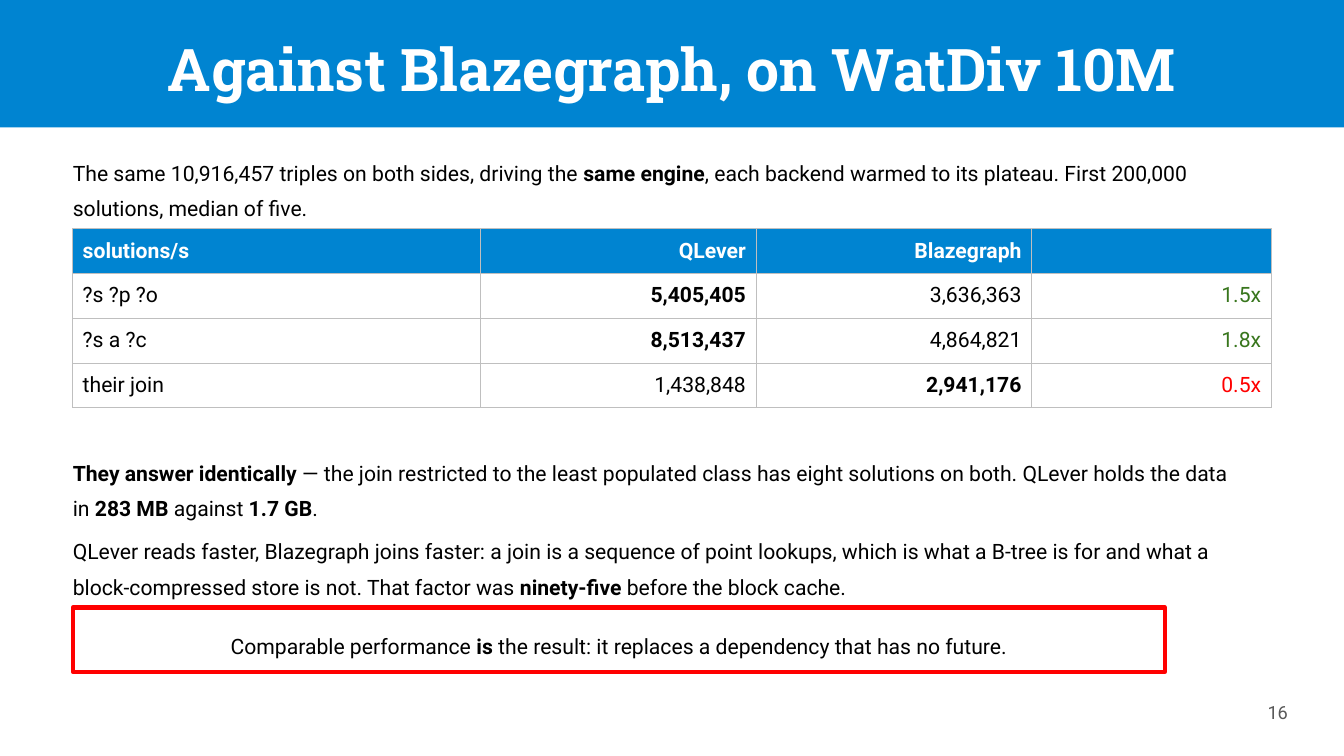
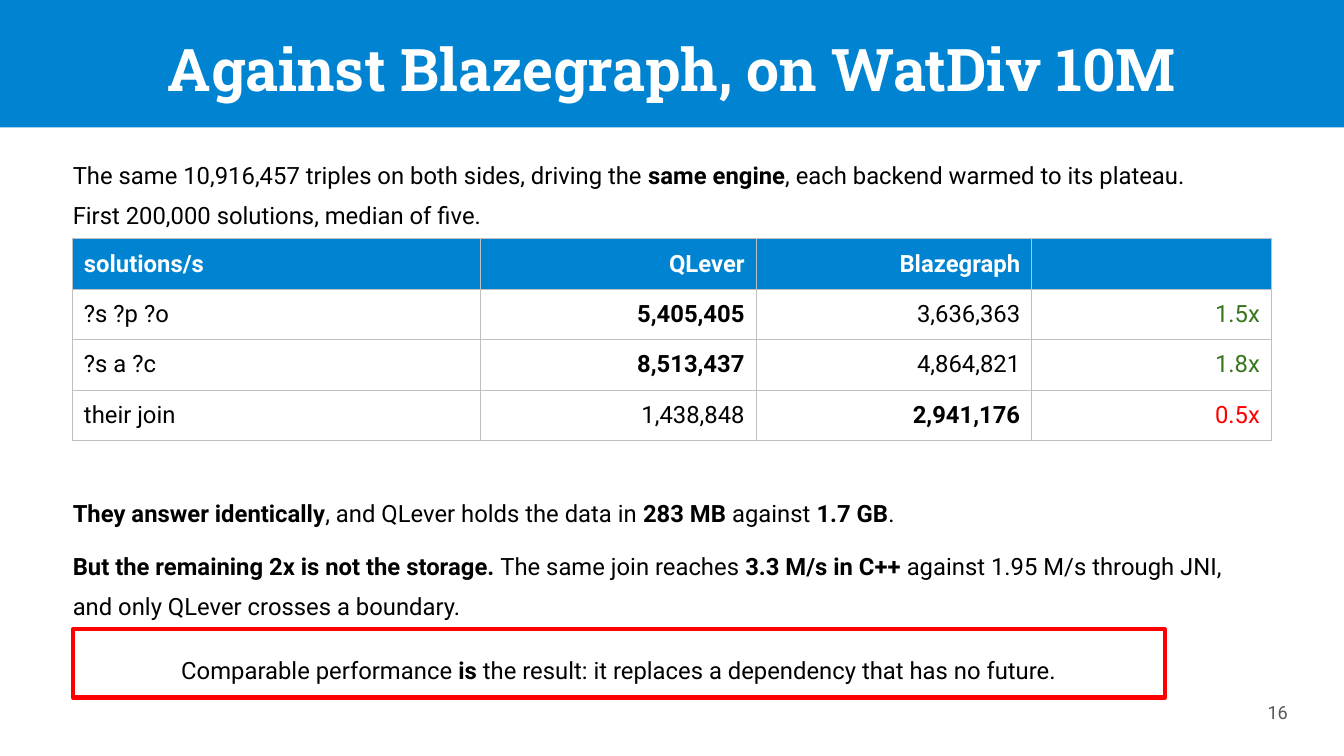
Before and after one commit to passage-org/passage, a slide deck: slide 16 of passage-qlever/slides/QLever as a Passage backend.pptx. Drawn at 1344x756 pixels with LibreOffice and Linux fonts; fonts in the diff are those of the drawing. Boxes give left, top, right and bottom in pixels: in the first picture for what was removed or moved away, otherwise in the second. Text is boxed around its words. In the diff, an @@ line names an element or a change of style, - is before the commit and + after.

```diff
--- a/passage-qlever/slides/QLever as a Passage backend.pptx
+++ b/passage-qlever/slides/QLever as a Passage backend.pptx
@@ text "The same 10,916,457 triples on ..." at bbox=[73, 166, 1184, 227]: size 15.1 to 17 pt @@
@@ table at bbox=[73, 239, 1270, 432] @@
@@ size 15.1 to 17 pt @@
@@ table: place and size @@
-table at bbox=[73, 229, 1270, 401]
+table at bbox=[73, 239, 1270, 432]
@@ text at bbox=[73, 504, 895, 527]: text changed; size 15.1 to 17 pt @@
-They answer identically — the join restricted to the least populated class has eight solutions on both. QLever holds the data in 283 MB against 1.7 GB.
+They answer identically, and QLever holds the data in 283 MB against 1.7 GB.
@@ text at bbox=[73, 557, 1221, 620]: text changed; size 15.1 to 17 pt @@
-QLever reads faster, Blazegraph joins faster: a join is a sequence of point lookups, which is what a B-tree is for and what a block-compressed store is not. That factor was ninety-five before the block cache.
+But the remaining 2x is not the storage. The same join reaches 3.3 M/s in C++ against 1.95 M/s through JNI, and only QLever crosses a boundary.
@@ rectangle "Comparable performance is the result: ..." at bbox=[73, 629, 1165, 698]: size 15.1 to 17 pt @@
@@ rectangle "Comparable performance is the result: ...": place and size @@
-rectangle "Comparable performance is the result: ..." at bbox=[73, 608, 1165, 673]
+rectangle "Comparable performance is the result: ..." at bbox=[73, 629, 1165, 698]
```
Also in this commit, not shown: 3 other files.
